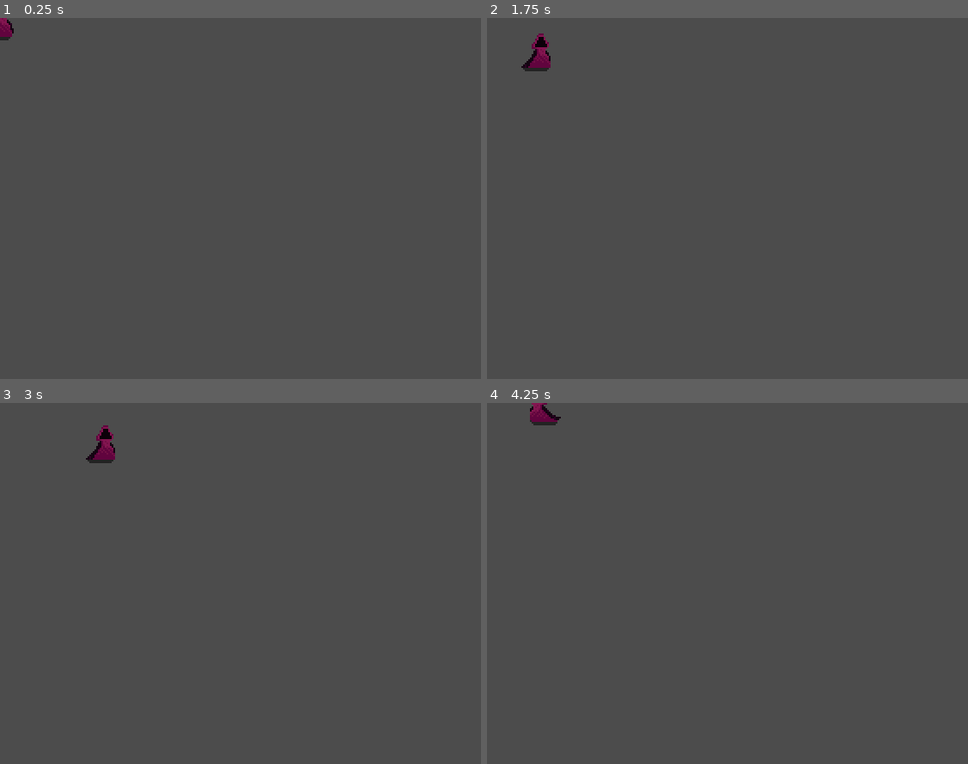
Above: before the commit, frames 1-4 (two rows, left to right).
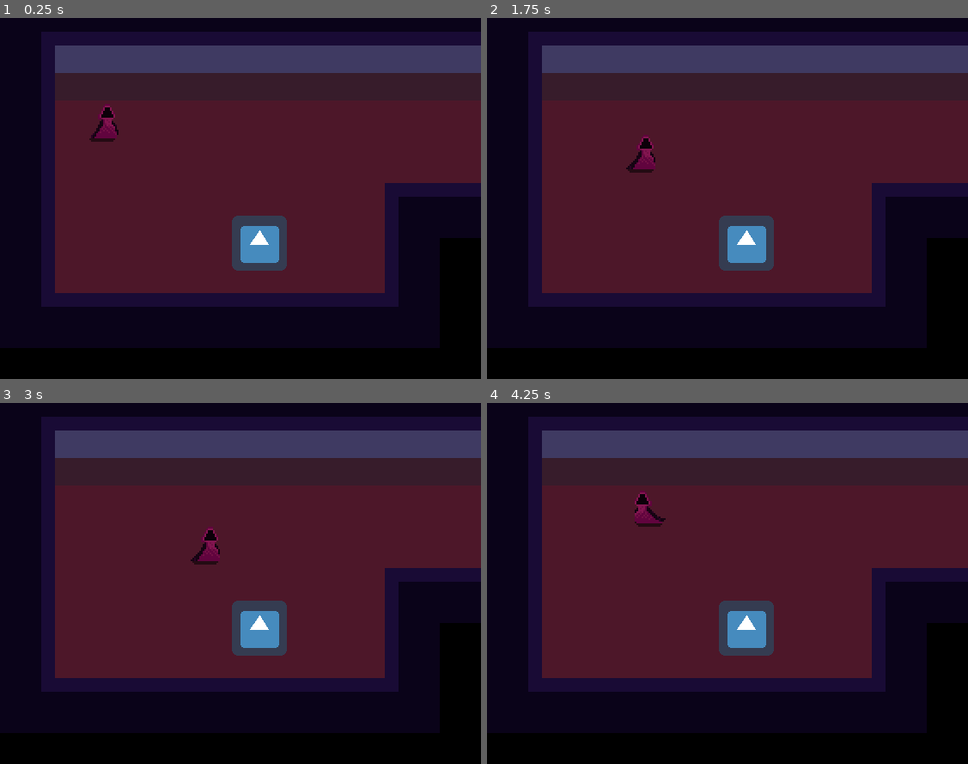
Above: after the commit, the same moments.

Repository: K4zkis/Godot-WildJam-50
Game: Godot game, scene res://World.tscn
Same seed, same stepped clock (60 frames per second), same inputs: the game is played once before the commit and once after it. Before the commit the project starts from res://Player.tscn. The engine's default icon, where the game draws it, is replaced by a stand-in: a white triangle on a blue panel in a dark square.
Inputs:
- Up to frame 1 (0.25 s): no input
- Up to frame 2 (1.75 s): tap Enter at 0.5 s; hold Right (ui_right) 0.53-1.28 s; hold Down (ui_down) from 1.28 s (still down)
- Up to frame 3 (3 s): release Down (ui_down) at 2.03 s; hold Right (ui_right) 2.03-2.78 s; hold Up (ui_up) from 2.78 s (still down)
- Up to frame 4 (4.25 s): release Up (ui_up) at 3.53 s; hold Left (ui_left) from 3.53 s (still down)

The runs differ from the first frame. In frame 1, 92% of the frame differs, in the area x 0-100%, y 0-100%; in frame 2, 92%; in frame 3, 93%; in frame 4, 92%.

Commit message:
changed tilemap to world scene

Diff:
--- a/Rogue-Ritual/World.tscn
+++ b/Rogue-Ritual/World.tscn
@@ -1,7 +1,250 @@
-[gd_scene load_steps=3 format=2]
+[gd_scene load_steps=29 format=2]
 
 [ext_resource path="res://Player.tscn" type="PackedScene" id=1]
 [ext_resource path="res://Boss.tscn" type="PackedScene" id=2]
+[ext_resource path="res://library_tilemap.png" type="Texture" id=3]
+
+[sub_resource type="ConvexPolygonShape2D" id=2]
+points = PoolVector2Array( 64, 32, 0, 32, 0, 0, 64, 0 )
+
+[sub_resource type="ConvexPolygonShape2D" id=3]
+points = PoolVector2Array( 64, 64, 32, 64, 32, 32, 64, 32 )
+
+[sub_resource type="ConvexPolygonShape2D" id=4]
+points = PoolVector2Array( 32, 64, 0, 64, 0, 0, 32, 0 )
+
+[sub_resource type="ConvexPolygonShape2D" id=5]
+points = PoolVector2Array( 64, 32, 32, 32, 32, 0, 64, 0 )
+
+[sub_resource type="ConvexPolygonShape2D" id=6]
+points = PoolVector2Array( 32, 32, 0, 32, 0, 0, 32, 0 )
+
+[sub_resource type="ConvexPolygonShape2D" id=7]
+points = PoolVector2Array( 32, 64, 0, 64, 0, 32, 32, 32 )
+
+[sub_resource type="ConvexPolygonShape2D" id=8]
+points = PoolVector2Array( 0, 0, 32, 0, 32, 64, 0, 64 )
+
+[sub_resource type="ConvexPolygonShape2D" id=9]
+points = PoolVector2Array( 0, 0, 64, 0, 64, 64, 0, 64 )
+
+[sub_resource type="ConvexPolygonShape2D" id=10]
+points = PoolVector2Array( 0, 0, 64, 0, 64, 64, 0, 64 )
+
+[sub_resource type="ConvexPolygonShape2D" id=11]
+points = PoolVector2Array( 32, 32, 64, 32, 64, 64, 32, 64 )
+
+[sub_resource type="ConvexPolygonShape2D" id=12]
+points = PoolVector2Array( 0, 32, 64, 32, 64, 64, 0, 64 )
+
+[sub_resource type="ConvexPolygonShape2D" id=13]
+points = PoolVector2Array( 0, 0, 32, 0, 32, 64, 0, 64 )
+
+[sub_resource type="ConvexPolygonShape2D" id=14]
+points = PoolVector2Array( 64, 32, 32, 32, 32, 0, 64, 0 )
+
+[sub_resource type="ConvexPolygonShape2D" id=15]
+points = PoolVector2Array( 0, 0, 32, 0, 32, 32, 0, 32 )
+
+[sub_resource type="ConvexPolygonShape2D" id=16]
+points = PoolVector2Array( 0, 32, 32, 32, 32, 64, 0, 64 )
+
+[sub_resource type="ConvexPolygonShape2D" id=17]
+points = PoolVector2Array( 64, 64, 32, 64, 32, 32, 64, 32 )
+
+[sub_resource type="ConvexPolygonShape2D" id=18]
+points = PoolVector2Array( 32, 64, 0, 64, 0, 32, 32, 32 )
+
+[sub_resource type="ConvexPolygonShape2D" id=19]
+points = PoolVector2Array( 32, 32, 64, 32, 64, 64, 32, 64 )
+
+[sub_resource type="ConvexPolygonShape2D" id=20]
+points = PoolVector2Array( 32, 0, 64, 0, 64, 32, 32, 32 )
+
+[sub_resource type="ConvexPolygonShape2D" id=21]
+points = PoolVector2Array( 32, 32, 64, 32, 64, 64, 32, 64 )
+
+[sub_resource type="ConvexPolygonShape2D" id=22]
+points = PoolVector2Array( 32, 0, 64, 0, 64, 32, 32, 32 )
+
+[sub_resource type="ConvexPolygonShape2D" id=23]
+points = PoolVector2Array( 32, 32, 64, 32, 64, 64, 32, 64 )
+
+[sub_resource type="ConvexPolygonShape2D" id=24]
+points = PoolVector2Array( 64, 32, 32, 32, 32, 0, 64, 0 )
+
+[sub_resource type="ConvexPolygonShape2D" id=25]
+points = PoolVector2Array( 64, 32, 0, 32, 0, 0, 64, 0 )
+
+[sub_resource type="TileSet" id=1]
+0/name = "library_tilemap.png 0"
+0/texture = ExtResource( 3 )
+0/tex_offset = Vector2( 0, 0 )
+0/modulate = Color( 1, 1, 1, 1 )
+0/region = Rect2( 0, 0, 256, 256 )
+0/tile_mode = 1
+0/autotile/bitmask_mode = 0
+0/autotile/bitmask_flags = [ Vector2( 0, 0 ), 64, Vector2( 0, 1 ), 257, Vector2( 0, 2 ), 4, Vector2( 1, 0 ), 260, Vector2( 1, 1 ), 324, Vector2( 1, 2 ), 5, Vector2( 1, 3 ), 256, Vector2( 2, 0 ), 321, Vector2( 2, 1 ), 325, Vector2( 2, 2 ), 261, Vector2( 2, 3 ), 68, Vector2( 3, 0 ), 320, Vector2( 3, 1 ), 69, Vector2( 3, 2 ), 65, Vector2( 3, 3 ), 1 ]
+0/autotile/icon_coordinate = Vector2( 0, 0 )
+0/autotile/tile_size = Vector2( 64, 64 )
+0/autotile/spacing = 0
+0/autotile/occluder_map = [  ]
+0/autotile/navpoly_map = [  ]
+0/autotile/priority_map = [  ]
+0/autotile/z_index_map = [  ]
+0/occluder_offset = Vector2( 0, 0 )
+0/navigation_offset = Vector2( 0, 0 )
+0/shape_offset = Vector2( 0, 0 )
+0/shape_transform = Transform2D( 1, 0, 0, 1, 0, 0 )
+0/shape = SubResource( 2 )
+0/shape_one_way = false
+0/shape_one_way_margin = 1.0
+0/shapes = [ {
+"autotile_coord": Vector2( 0, 0 ),
+"one_way": false,
+"one_way_margin": 1.0,
+"shape": SubResource( 2 ),
+"shape_transform": Transform2D( 1, 0, 0, 1, 0, 0 )
+}, {
+"autotile_coord": Vector2( 0, 0 ),
+"one_way": false,
+"one_way_margin": 1.0,
+"shape": SubResource( 3 ),
+"shape_transform": Transform2D( 1, 0, 0, 1, 0, 0 )
+}, {
+"autotile_coord": Vector2( 1, 0 ),
+"one_way": false,
+"one_way_margin": 1.0,
+"shape": SubResource( 4 ),
+"shape_transform": Transform2D( 1, 0, 0, 1, 0, 0 )
+}, {
+"autotile_coord": Vector2( 0, 1 ),
+"one_way": false,
+"one_way_margin": 1.0,
+"shape": SubResource( 5 ),
+"shape_transform": Transform2D( 1, 0, 0, 1, 0, 0 )
+}, {
+"autotile_coord": Vector2( 1, 1 ),
+"one_way": false,
+"one_way_margin": 1.0,
+"shape": SubResource( 6 ),
+"shape_transform": Transform2D( 1, 0, 0, 1, 0, 0 )
+}, {
+"autotile_coord": Vector2( 0, 1 ),
+"one_way": false,
+"one_way_margin": 1.0,
+"shape": SubResource( 7 ),
+"shape_transform": Transform2D( 1, 0, 0, 1, 0, 0 )
+}, {
+"autotile_coord": Vector2( 0, 2 ),
+"one_way": false,
+"one_way_margin": 1.0,
+"shape": SubResource( 8 ),
+"shape_transform": Transform2D( 1, 0, 0, 1, 0, 0 )
+}, {
+"autotile_coord": Vector2( 0, 3 ),
+"one_way": false,
+"one_way_margin": 1.0,
+"shape": SubResource( 9 ),
+"shape_transform": Transform2D( 1, 0, 0, 1, 0, 0 )
+}, {
+"autotile_coord": Vector2( 0, 3 ),
+"one_way": false,
+"one_way_margin": 1.0,
+"shape": SubResource( 10 ),
+"shape_transform": Transform2D( 1, 0, 0, 1, 0, 0 )
+}, {
+"autotile_coord": Vector2( 0, 2 ),
+"one_way": false,
+"one_way_margin": 1.0,
+"shape": SubResource( 11 ),
+"shape_transform": Transform2D( 1, 0, 0, 1, 0, 0 )
+}, {
+"autotile_coord": Vector2( 1, 2 ),
+"one_way": false,
+"one_way_margin": 1.0,
+"shape": SubResource( 12 ),
+"shape_transform": Transform2D( 1, 0, 0, 1, 0, 0 )
+}, {
+"autotile_coord": Vector2( 1, 3 ),
+"one_way": false,
+"one_way_margin": 1.0,
+"shape": SubResource( 13 ),
+"shape_transform": Transform2D( 1, 0, 0, 1, 0, 0 )
+}, {
+"autotile_coord": Vector2( 1, 3 ),
+"one_way": false,
+"one_way_margin": 1.0,
+"shape": SubResource( 14 ),
+"shape_transform": Transform2D( 1, 0, 0, 1, 0, 0 )
+}, {
+"autotile_coord": Vector2( 2, 3 ),
+"one_way": false,
+"one_way_margin": 1.0,
+"shape": SubResource( 15 ),
+"shape_transform": Transform2D( 1, 0, 0, 1, 0, 0 )
+}, {
+"autotile_coord": Vector2( 2, 2 ),
+"one_way": false,
+"one_way_margin": 1.0,
+"shape": SubResource( 16 ),
+"shape_transform": Transform2D( 1, 0, 0, 1, 0, 0 )
+}, {
+"autotile_coord": Vector2( 2, 3 ),
+"one_way": false,
+"one_way_margin": 1.0,
+"shape": SubResource( 17 ),
+"shape_transform": Transform2D( 1, 0, 0, 1, 0, 0 )
+}, {
+"autotile_coord": Vector2( 3, 3 ),
+"one_way": false,
+"one_way_margin": 1.0,
+"shape": SubResource( 18 ),
+"shape_transform": Transform2D( 1, 0, 0, 1, 0, 0 )
+}, {
+"autotile_coord": Vector2( 3, 3 ),
+"one_way": false,
+"one_way_margin": 1.0,
+"shape": SubResource( 19 ),
+"shape_transform": Transform2D( 1, 0, 0, 1, 0, 0 )
+}, {
+"autotile_coord": Vector2( 3, 3 ),
+"one_way": false,
+"one_way_margin": 1.0,
+"shape": SubResource( 20 ),
+"shape_transform": Transform2D( 1, 0, 0, 1, 0, 0 )
+}, {
+"autotile_coord": Vector2( 3, 2 ),
+"one_way": false,
+"one_way_margin": 1.0,
+"shape": SubResource( 21 ),
+"shape_transform": Transform2D( 1, 0, 0, 1, 0, 0 )
+}, {
+"autotile_coord": Vector2( 3, 2 ),
+"one_way": false,
+"one_way_margin": 1.0,
+"shape": SubResource( 22 ),
+"shape_transform": Transform2D( 1, 0, 0, 1, 0, 0 )
+}, {
+"autotile_coord": Vector2( 3, 1 ),
+"one_way": false,
+"one_way_margin": 1.0,
+"shape": SubResource( 23 ),
+"shape_transform": Transform2D( 1, 0, 0, 1, 0, 0 )
+}, {
+"autotile_coord": Vector2( 2, 0 ),
+"one_way": false,
+"one_way_margin": 1.0,
+"shape": SubResource( 24 ),
+"shape_transform": Transform2D( 1, 0, 0, 1, 0, 0 )
+}, {
+"autotile_coord": Vector2( 3, 0 ),
+"one_way": false,
+"one_way_margin": 1.0,
+"shape": SubResource( 25 ),
+"shape_transform": Transform2D( 1, 0, 0, 1, 0, 0 )
+} ]
+0/z_index = 0
 
 [node name="Node2D" type="Node2D"]
 
@@ -10,3 +253,9 @@
 
 [node name="Boss" parent="." instance=ExtResource( 2 )]
 position = Vector2( 151, 131 )
+
+[node name="TileMap" type="TileMap" parent="."]
+z_index = -2
+tile_set = SubResource( 1 )
+format = 1
+tile_data = PoolIntArray( 0, 0, 196609, 1, 0, 3, 2, 0, 3, 3, 0, 3, 4, 0, 0, 65536, 0, 1, 65537, 0, 65538, 65538, 0, 65538, 65539, 0, 65539, 65540, 0, 196611, 131072, 0, 131072, 131073, 0, 131073, 131074, 0, 131073, 131075, 0, 196611 )
--- a/Rogue-Ritual/project.godot
+++ b/Rogue-Ritual/project.godot
@@ -11,7 +11,7 @@
 [application]
 
 config/name="Rogue-Ritual"
-run/main_scene="res://Player.tscn"
+run/main_scene="res://World.tscn"
 config/icon="res://icon.png"
 
 [display]
@@ -21,6 +21,10 @@
 window/size/fullscreen=true
 window/stretch/mode="2d"
 window/stretch/aspect="keep"
+
+[global]
+
+background=false
 
 [gui]
 
@@ -91,4 +95,5 @@
 
 [rendering]
 
+environment/default_clear_color=Color( 0, 0, 0, 1 )
 environment/default_environment="res://default_env.tres"
Not shown, changed: Rogue-Ritual/.mono/metadata/ide_messaging_meta.txt
Binary file added: Rogue-Ritual/library_tilemap.png
Not shown, added: Rogue-Ritual/library_tilemap.png.import
